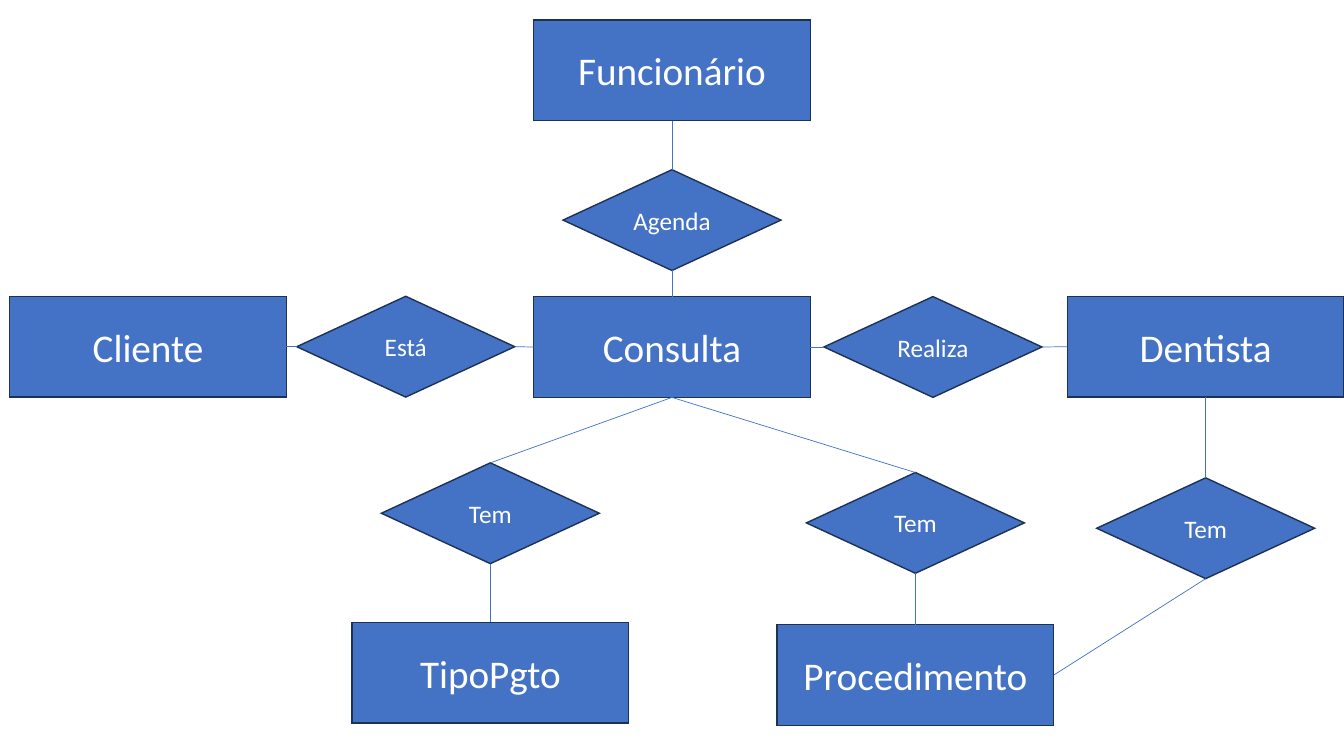
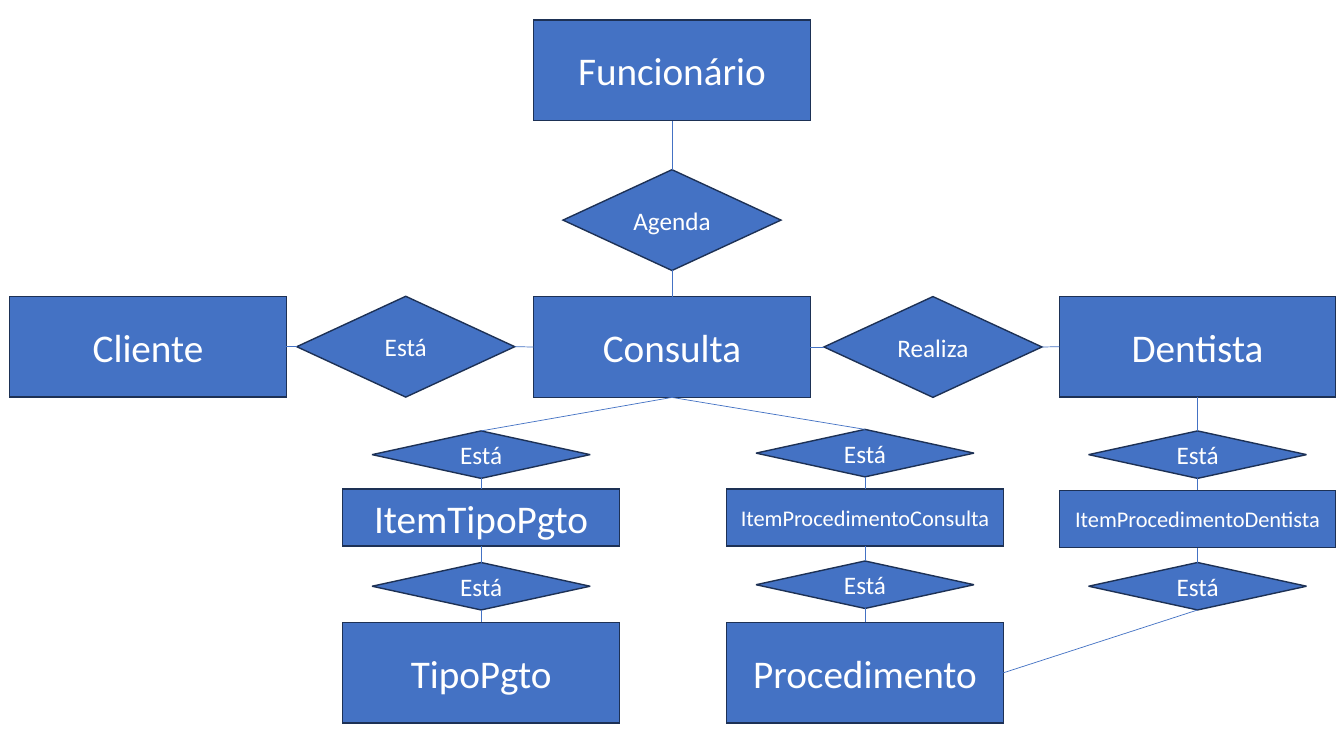
Before and after one commit to profpedrosenac/T14_Logica, a slide deck: slide 6 of Apresentação1.pptx. Drawn at 1344x756 pixels with LibreOffice and Linux fonts; fonts in the diff are those of the drawing. Boxes give left, top, right and bottom in pixels: in the first picture for what was removed or moved away, otherwise in the second. Text is boxed around its words. In the diff, an @@ line names an element or a change of style, - is before the commit and + after.

```diff
--- a/Apresentação1.pptx
+++ b/Apresentação1.pptx
@@ rectangle "Dentista": place and size @@
-rectangle "Dentista" at [1068, 296, 1344, 397]
+rectangle "Dentista" at [1060, 296, 1336, 397]
@@ line moved from (1043, 347) - (1068, 347) to (1043, 347) - (1060, 347) @@
@@ line moved from (490, 463) - (673, 397) to (481, 432) - (673, 397) @@
@@ line moved from (915, 473) - (673, 397) to (865, 430) - (673, 397) @@
@@ line moved from (1206, 478) - (1206, 397) to (1198, 432) - (1198, 397) @@
@@ diamond added at [372, 432, 590, 479], fill #4472C4, outline #1E3256 1 pt, 18 pt, text #FFFFFF @@
+Está
@@ diamond added at [756, 430, 974, 477], fill #4472C4, outline #1E3256 1 pt, 18 pt, text #FFFFFF @@
+Está
@@ diamond added at [1089, 432, 1307, 479], fill #4472C4, outline #1E3256 1 pt, 18 pt, text #FFFFFF @@
+Está
@@ diamond removed at [381, 463, 599, 564] @@
-Tem
@@ line added from (481, 479) to (481, 489), #4472C4 0.5 pt @@
@@ diamond removed at [807, 473, 1024, 574] @@
-Tem
@@ line added from (865, 489) to (865, 477), #4472C4 0.5 pt @@
@@ diamond removed at [1097, 478, 1315, 579] @@
-Tem
@@ line added from (1198, 490) to (1198, 479), #4472C4 0.5 pt @@
@@ rectangle added at [343, 489, 619, 546], fill #4472C4, outline #1E3256 1 pt, 28 pt, text #FFFFFF @@
+ItemTipoPgto
@@ rectangle added at [727, 489, 1003, 546], fill #4472C4, outline #1E3256 1 pt, 16 pt, text #FFFFFF @@
+ItemProcedimentoConsulta
@@ rectangle added at [1060, 490, 1336, 547], fill #4472C4, outline #1E3256 1 pt, 16 pt, text #FFFFFF @@
+ItemProcedimentoDentista
@@ diamond added at [372, 563, 590, 610], fill #4472C4, outline #1E3256 1 pt, 18 pt, text #FFFFFF @@
+Está
@@ line added from (481, 563) to (481, 546), #4472C4 0.5 pt @@
@@ diamond added at [756, 562, 974, 609], fill #4472C4, outline #1E3256 1 pt, 18 pt, text #FFFFFF @@
+Está
@@ line added from (865, 546) to (865, 562), #4472C4 0.5 pt @@
@@ diamond added at [1089, 563, 1307, 610], fill #4472C4, outline #1E3256 1 pt, 18 pt, text #FFFFFF @@
+Está
@@ line added from (1198, 563) to (1198, 547), #4472C4 0.5 pt @@
@@ rectangle "TipoPgto": place and size @@
-rectangle "TipoPgto" at [352, 623, 628, 724]
+rectangle "TipoPgto" at [343, 623, 619, 724]
@@ line moved from (490, 564) - (490, 623) to (481, 623) - (481, 610) @@
@@ rectangle "Procedimento": place and size @@
-rectangle "Procedimento" at [777, 625, 1054, 726]
+rectangle "Procedimento" at [727, 623, 1003, 724]
@@ line moved from (915, 574) - (915, 625) to (865, 623) - (865, 609) @@
@@ line moved from (1054, 676) - (1206, 579) to (1198, 610) - (1003, 674) @@
```
Also in this commit, not shown: 2 other slides changed.
